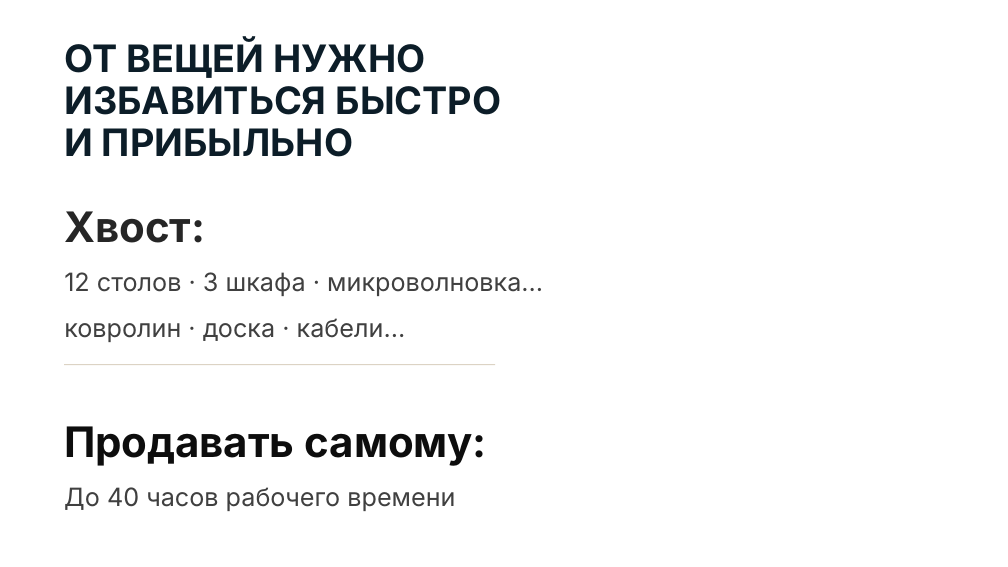
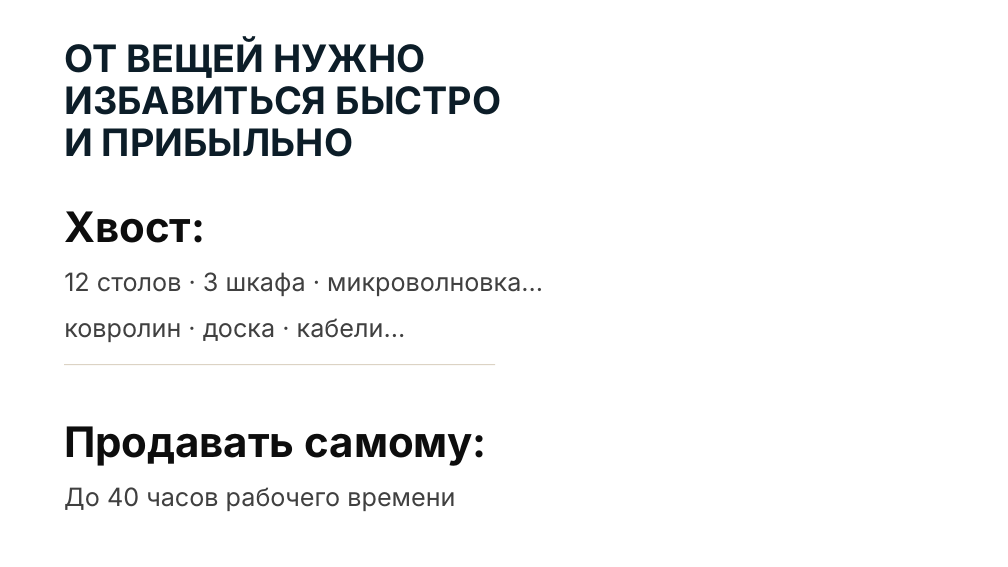
Before and after one commit to olegm1441-del/mysteryslavic-2026-07-19_16-47-00, a slide deck: slide 2 of presentations/office-client/Продай_за_меня_ОФИСЫ_клиентская.pptx. Drawn at 1008x567 pixels with LibreOffice and Linux fonts; fonts in the diff are those of the drawing; background and template pictures are left out. Boxes give left, top, right and bottom in pixels: in the first picture for what was removed or moved away, otherwise in the second. Text is boxed around its words. In the diff, an @@ line names an element or a change of style, - is before the commit and + after.

```diff
--- a/presentations/office-client/Продай_за_меня_ОФИСЫ_клиентская.pptx
+++ b/presentations/office-client/Продай_за_меня_ОФИСЫ_клиентская.pptx
@@ text at bbox=[64, 211, 205, 243]: text colour #262626 to #0D0D0D in "Хвост:" @@
```
Also in this commit, not shown: 6 other slides changed, 2 slides removed, 5 other files.
